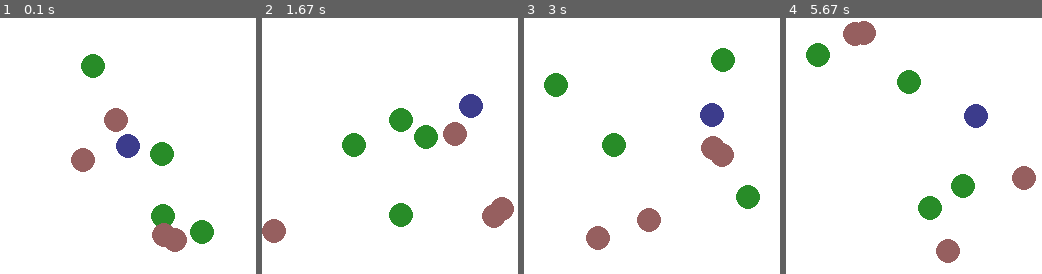
Above: before the commit, frames 1-4 (left to right).
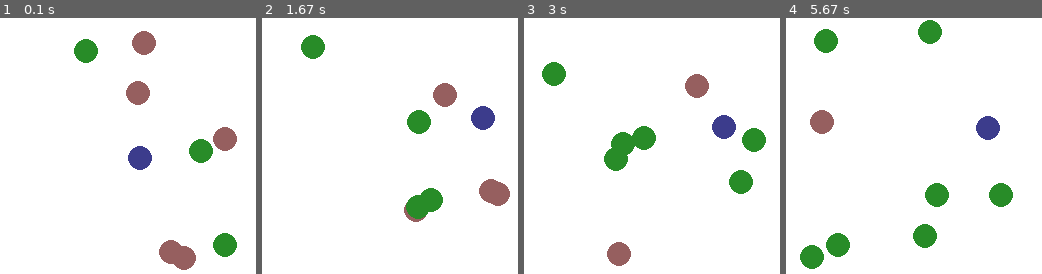
Above: after the commit, the same moments.

Repository: ntasfi/PyGame-Learning-Environment
Game: pygame game, started from ple/games/waterworld.py
Two runs of this game, one before a commit and one after it. Both use one fixed random seed, a clock stepped at 60 frames per second and the inputs below.
Inputs:
- Up to frame 1 (0.1 s): no input
- Up to frame 2 (1.67 s): hold D 0.33-0.8 s; hold W 0.83-1.13 s; hold D 1.17-1.63 s
- Up to frame 3 (3 s): hold A 1.67-2.2 s; hold S 2.23-2.53 s; hold A 2.57-2.97 s
- Up to frame 4 (5.67 s): hold W 3-3.37 s; hold D 3.4-4.03 s; hold S 4.07-4.43 s; hold A 4.47-4.93 s; hold D 4.97-5.43 s; hold W from 5.47 s (still down)

The runs differ from the first frame. In frame 1, 11% of the frame differs, in the area x 27-93%, y 5-99%; in frame 2, 9.5%; in frame 3, 9.7%; in frame 4, 11%, in the area x 5-98%, y 0-99%.

Commit message:
Made adjustments for possible fps faster

Diff:
--- a/ple/games/primitives.py
+++ b/ple/games/primitives.py
@@ -1,6 +1,5 @@
 import pygame
 import math
-from random import random
 from utils.vec2d import vec2d
 
 class Creep(pygame.sprite.Sprite):
@@ -14,13 +13,15 @@
             reward,
             TYPE,
             SCREEN_WIDTH,
-            SCREEN_HEIGHT):
+            SCREEN_HEIGHT,
+            jitter_speed):
 
         pygame.sprite.Sprite.__init__(self)
 
         self.SCREEN_WIDTH = SCREEN_WIDTH
         self.SCREEN_HEIGHT = SCREEN_HEIGHT
         self.TYPE = TYPE
+        self.jitter_speed = jitter_speed
         self.speed = speed
         self.reward = reward
         self.radius = radius
@@ -30,7 +31,7 @@
         self.direction.normalize() #normalized
 
         image = pygame.Surface((radius*2, radius*2))
-        image.fill((0, 0, 0, 0))
+        image.fill((0, 0, 0))
         image.set_colorkey((0,0,0))
 
         pygame.draw.circle(
@@ -41,7 +42,7 @@
                 0
         )
 
-        self.image = image
+        self.image = image.convert()
         self.rect = self.image.get_rect()
         self.rect.center = pos_init
 
@@ -52,19 +53,19 @@
 
         if self.pos.x + dx > self.SCREEN_WIDTH - self.radius:
             self.pos.x = self.SCREEN_WIDTH - self.radius
-            self.direction.x = -1*self.direction.x*(1 + 0.5*random()) #a little jitter
+            self.direction.x = -1*self.direction.x*(1 + 0.5*self.jitter_speed) #a little jitter
         elif self.pos.x + dx <= self.radius:
             self.pos.x = self.radius
-            self.direction.x = -1*self.direction.x*(1 + 0.5*random()) #a little jitter
+            self.direction.x = -1*self.direction.x*(1 + 0.5*self.jitter_speed) #a little jitter
         else:
             self.pos.x = self.pos.x + dx
 
         if self.pos.y + dy > self.SCREEN_HEIGHT - self.radius:
             self.pos.y = self.SCREEN_HEIGHT - self.radius
-            self.direction.y = -1*self.direction.y*(1 + 0.5*random()) #a little jitter
+            self.direction.y = -1*self.direction.y*(1 + 0.5*self.jitter_speed) #a little jitter
         elif self.pos.y + dy <= self.radius:
             self.pos.y = self.radius
-            self.direction.y = -1*self.direction.y*(1 + 0.5*random()) #a little jitter
+            self.direction.y = -1*self.direction.y*(1 + 0.5*self.jitter_speed) #a little jitter
         else:
             self.pos.y = self.pos.y + dy
 
@@ -155,3 +156,6 @@
             self.vel.y = self.vel.y*0.975
 
         self.rect.center = (self.pos.x, self.pos.y)
+
+    def draw(self, screen):
+        screen.blit(self.image, self.rect.center)
--- a/ple/games/utils/vec2d.py
+++ b/ple/games/utils/vec2d.py
@@ -16,6 +16,6 @@
         return self.x == o.x and self.y == o.y
 
     def normalize(self):
-        norm = math.sqrt( self.x**2 + self.y**2 )
+        norm = math.sqrt( self.x*self.x + self.y*self.y )
         self.x /= norm
         self.y /= norm
--- a/ple/games/waterworld.py
+++ b/ple/games/waterworld.py
@@ -4,6 +4,7 @@
 
 import base
 
+from utils.vec2d import vec2d
 from utils import percent_round_int
 from pygame.constants import K_w, K_a, K_s, K_d
 from primitives import Player, Creep
@@ -38,7 +39,6 @@
         }
 
         base.Game.__init__(self, width, height, actions=actions)
-
         self.BG_COLOR = (255, 255, 255)
         self.N_CREEPS = num_creeps
         self.CREEP_TYPES = [ "GOOD", "BAD" ]
@@ -59,6 +59,9 @@
 
         self.dx = 0
         self.dy = 0
+        self.player = None
+        self.creeps = None
+
 
     def _handle_player_events(self):
         self.dx = 0
@@ -84,35 +87,29 @@
                     self.dy += self.AGENT_SPEED
 
     def _add_creep(self):
-        #lame way to do weighted selection. Its 50/50 atm.
-        creep_type = self.rng.choice([0]*50 + [1]*50)
+        creep_type = self.rng.choice([0, 1])
 
         creep = None
-        creep_hits = [None]
         pos = ( 0,0 )
         dist = 0.0
 
-        while len(creep_hits) > 0 and dist < 2.0:
-            radius = self.CREEP_RADII[creep_type]*3
-            pos = (
-                int(self.rng.uniform(radius, self.width-radius)),
-                int(self.rng.uniform(radius, self.height-radius))
-            )
+        while dist < 1.5:
+            radius = self.CREEP_RADII[creep_type]*1.5
+            pos = self.rng.uniform(radius, self.height-radius, size=2)
             dist = math.sqrt( (self.player.pos.x - pos[0])**2 + (self.player.pos.y - pos[1])**2 )
 
-            creep = Creep(
-                self.CREEP_COLORS[creep_type],
-                self.CREEP_RADII[creep_type],
-                pos,
-                ( self.rng.choice([-1,1]), self.rng.choice([-1,1]) ),
-                self.CREEP_SPEED,
-                self.CREEP_REWARD[creep_type],
-                self.CREEP_TYPES[creep_type],
-                self.width,
-                self.height
-            )
-
-            creep_hits = pygame.sprite.spritecollide(creep, self.creeps, False) #check if we are hitting another other creeps if it was placed here
+        creep = Creep(
+            self.CREEP_COLORS[creep_type],
+            self.CREEP_RADII[creep_type],
+            pos,
+            self.rng.choice([-1,1], 2),
+            self.CREEP_SPEED,
+            self.CREEP_REWARD[creep_type],
+            self.CREEP_TYPES[creep_type],
+            self.width,
+            self.height,
+            self.rng.rand()
+        )
 
         self.creeps.add(creep)
 
@@ -170,11 +167,21 @@
         """
         self.creep_counts = { "GOOD":0, "BAD":0 }
 
-        self.player = Player(self.AGENT_RADIUS, self.AGENT_COLOR, self.AGENT_SPEED, self.AGENT_INIT_POS, self.width, self.height)
-        self.player_group = pygame.sprite.Group()
-        self.player_group.add( self.player )
-
-        self.creeps = pygame.sprite.Group()
+        if self.player is None:
+            self.player = Player(
+                    self.AGENT_RADIUS, self.AGENT_COLOR,
+                    self.AGENT_SPEED, self.AGENT_INIT_POS,
+                    self.width, self.height
+            )
+
+        else:
+            self.player.pos = vec2d(self.AGENT_INIT_POS)
+            self.player.vel = vec2d((0.0,0.0))
+
+        if self.creeps is None:
+            self.creeps = pygame.sprite.Group()
+        else:
+            self.creeps.empty()
 
         for i in range(self.N_CREEPS):
             self._add_creep()
@@ -191,7 +198,7 @@
         self.screen.fill(self.BG_COLOR)
 
         self._handle_player_events()
-        self.player_group.update(self.dx, self.dy, dt)
+        self.player.update(self.dx, self.dy, dt)
 
         hits = pygame.sprite.spritecollide(self.player, self.creeps, True)
         for creep in hits:
@@ -204,7 +211,7 @@
 
         self.creeps.update(dt)
 
-        self.player_group.draw(self.screen)
+        self.player.draw(self.screen)
         self.creeps.draw(self.screen)
 
 if __name__ == "__main__":
